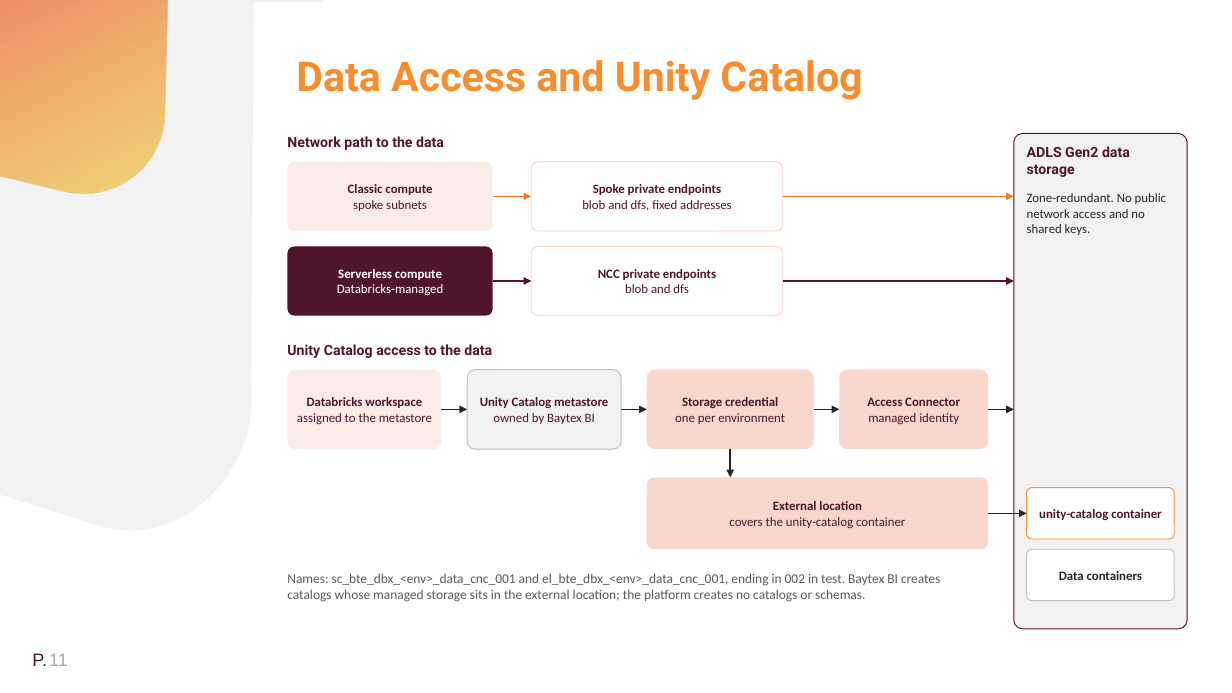
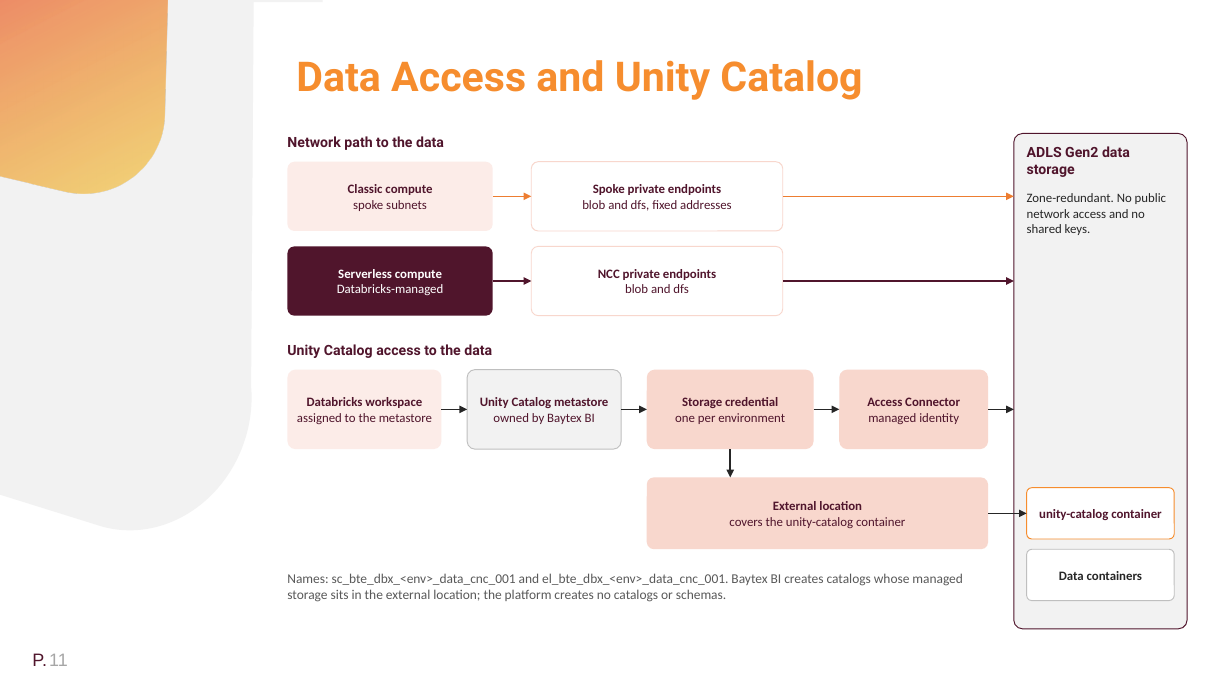
Before and after one commit to Webathon-Tech/Baytex-Test, a slide deck: slide 11 of Baytex Docs/Baytex-Databricks-Platform-Handoff.pptx. Drawn at 1232x693 pixels with LibreOffice and Linux fonts; fonts in the diff are those of the drawing. Boxes give left, top, right and bottom in pixels: in the first picture for what was removed or moved away, otherwise in the second. Text is boxed around its words. In the diff, an @@ line names an element or a change of style, - is before the commit and + after.

```diff
--- a/Baytex Docs/Baytex-Databricks-Platform-Handoff.pptx
+++ b/Baytex Docs/Baytex-Databricks-Platform-Handoff.pptx
@@ text at <box>287,573,962,602</box>: text changed @@
-Names: sc_bte_dbx_<env>_data_cnc_001 and el_bte_dbx_<env>_data_cnc_001, ending in 002 in test. Baytex BI creates catalogs whose managed storage sits in the external location; the platform creates no catalogs or schemas.
+Names: sc_bte_dbx_<env>_data_cnc_001 and el_bte_dbx_<env>_data_cnc_001. Baytex BI creates catalogs whose managed storage sits in the external location; the platform creates no catalogs or schemas.
```
Also in this commit, not shown: 3 other slides changed, 47 other files.
